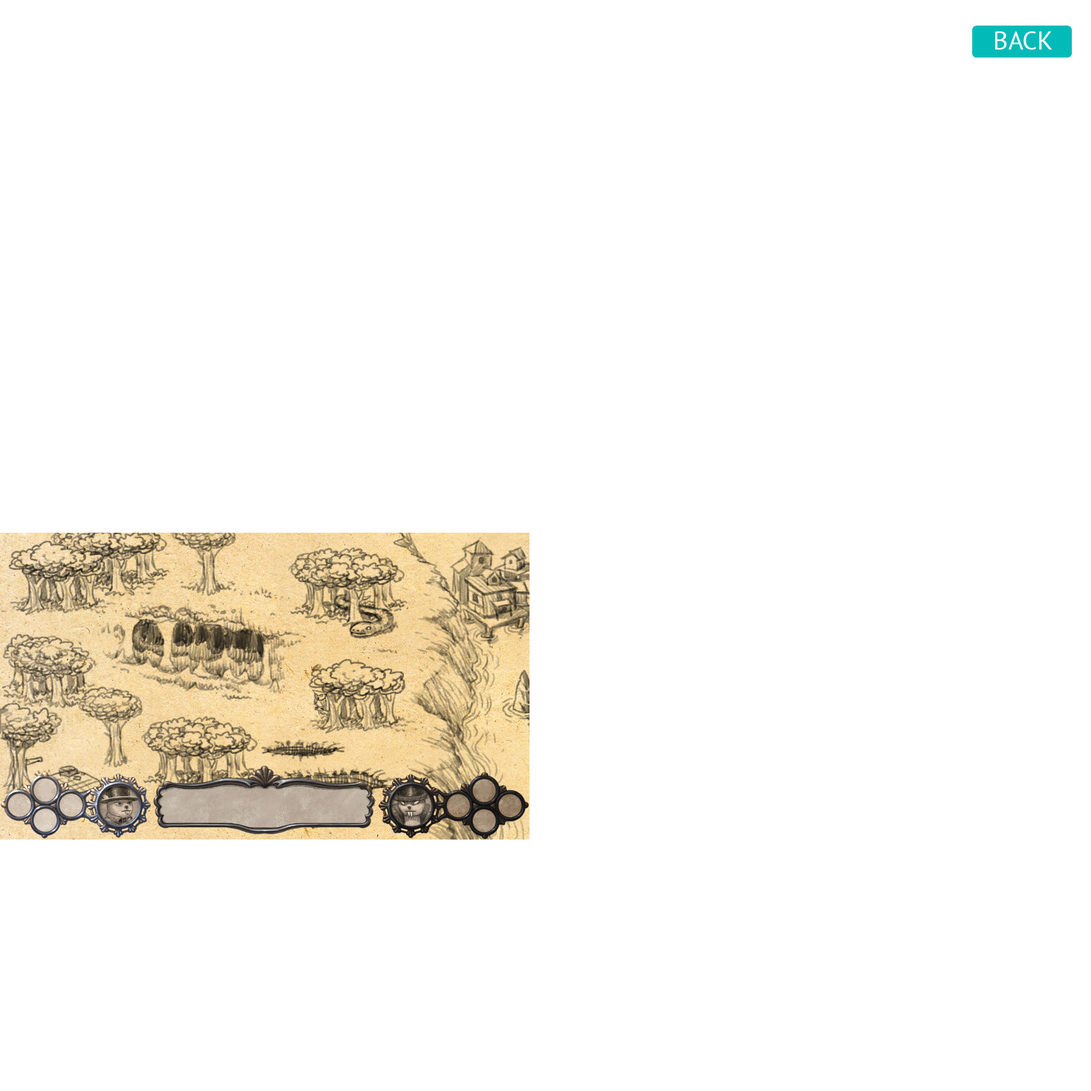
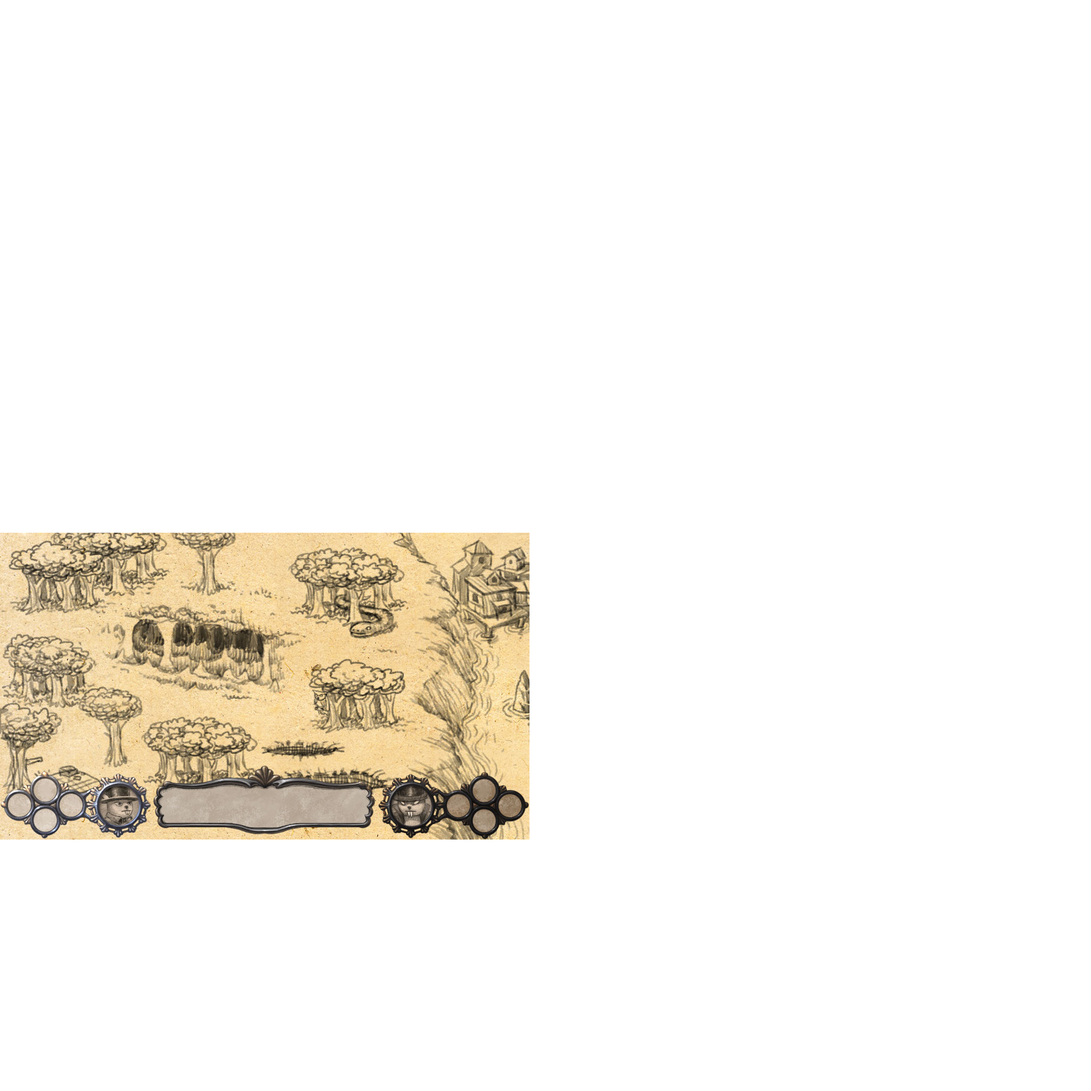
Two versions of the same layered image (w=1091, h=1091). Layer-by-layer changes:
removed layer "BACK" over [995, 31, 1053, 50]
removed layer "BackButton" over [972, 25, 1073, 59]
